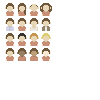
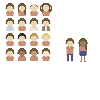
Layer changes from the first 100x100 image to the second:
painted on "Background" over [65, 38, 88, 62]
